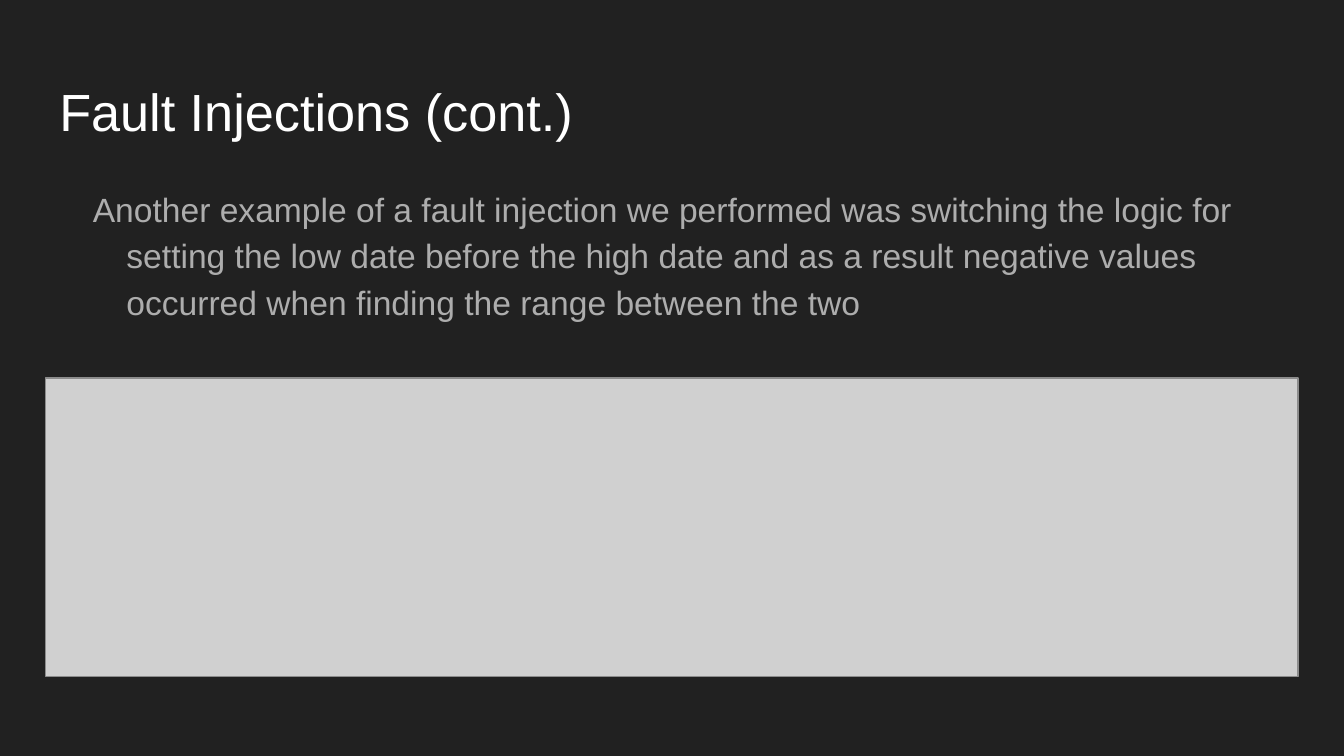
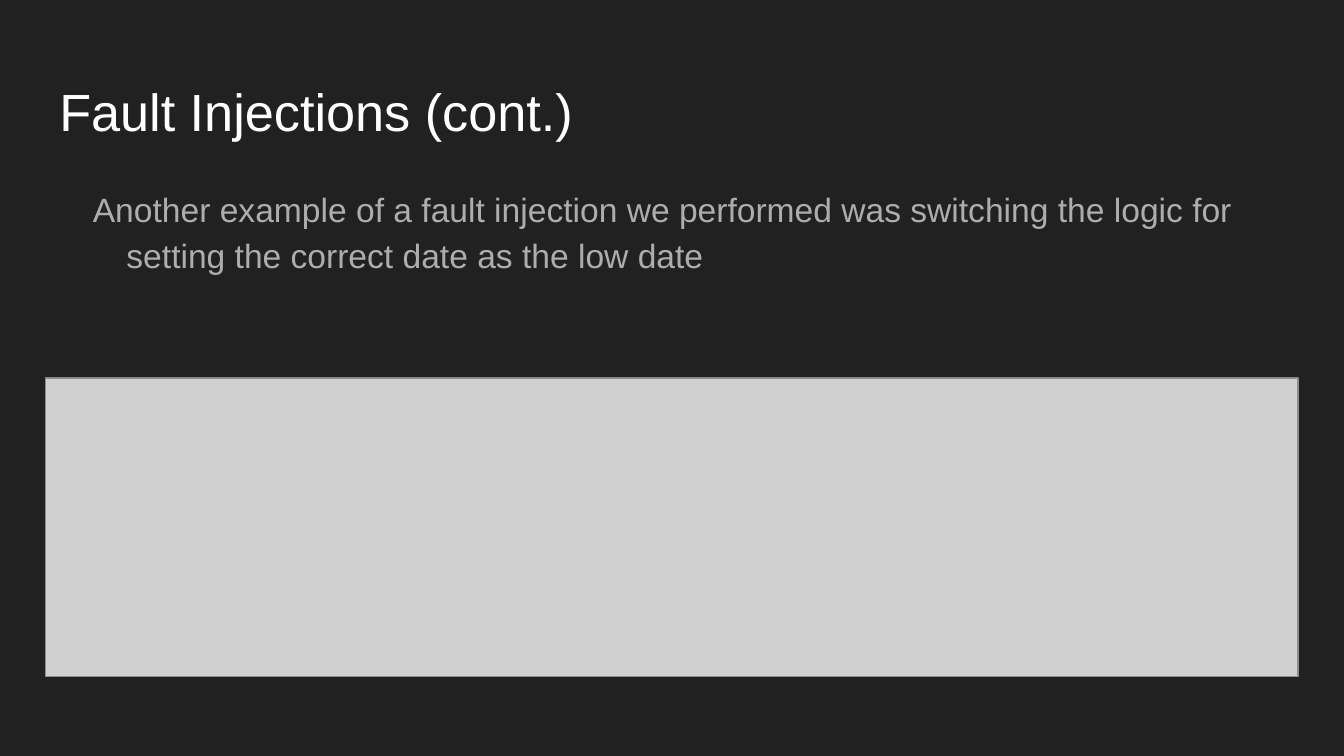
Before and after one commit to CSCI-362-02-2016/Information, a slide deck: slide 13 of Martus.pptx (slide 12 before the commit). Drawn at 1344x756 pixels with LibreOffice and Linux fonts; fonts in the diff are those of the drawing; grey boxes stand for pictures. Boxes give left, top, right and bottom in pixels: in the first picture for what was removed or moved away, otherwise in the second. Text is boxed around its words. In the diff, an @@ line names an element or a change of style, - is before the commit and + after.

```diff
--- a/Martus.pptx
+++ b/Martus.pptx
@@ text at bbox=[93, 197, 1231, 274]: text changed @@
-Another example of a fault injection we performed was switching the logic for setting the low date before the high date and as a result negative values occurred when finding the range between the two
+Another example of a fault injection we performed was switching the logic for setting the correct date as the low date
```
Also in this commit, not shown: 5 other slides changed, 2 slides added.
